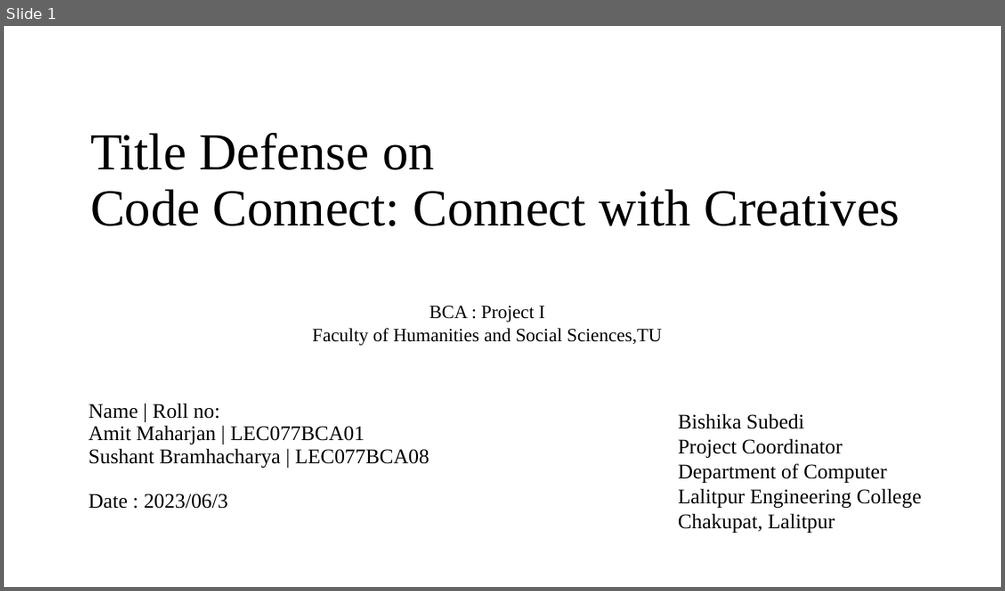
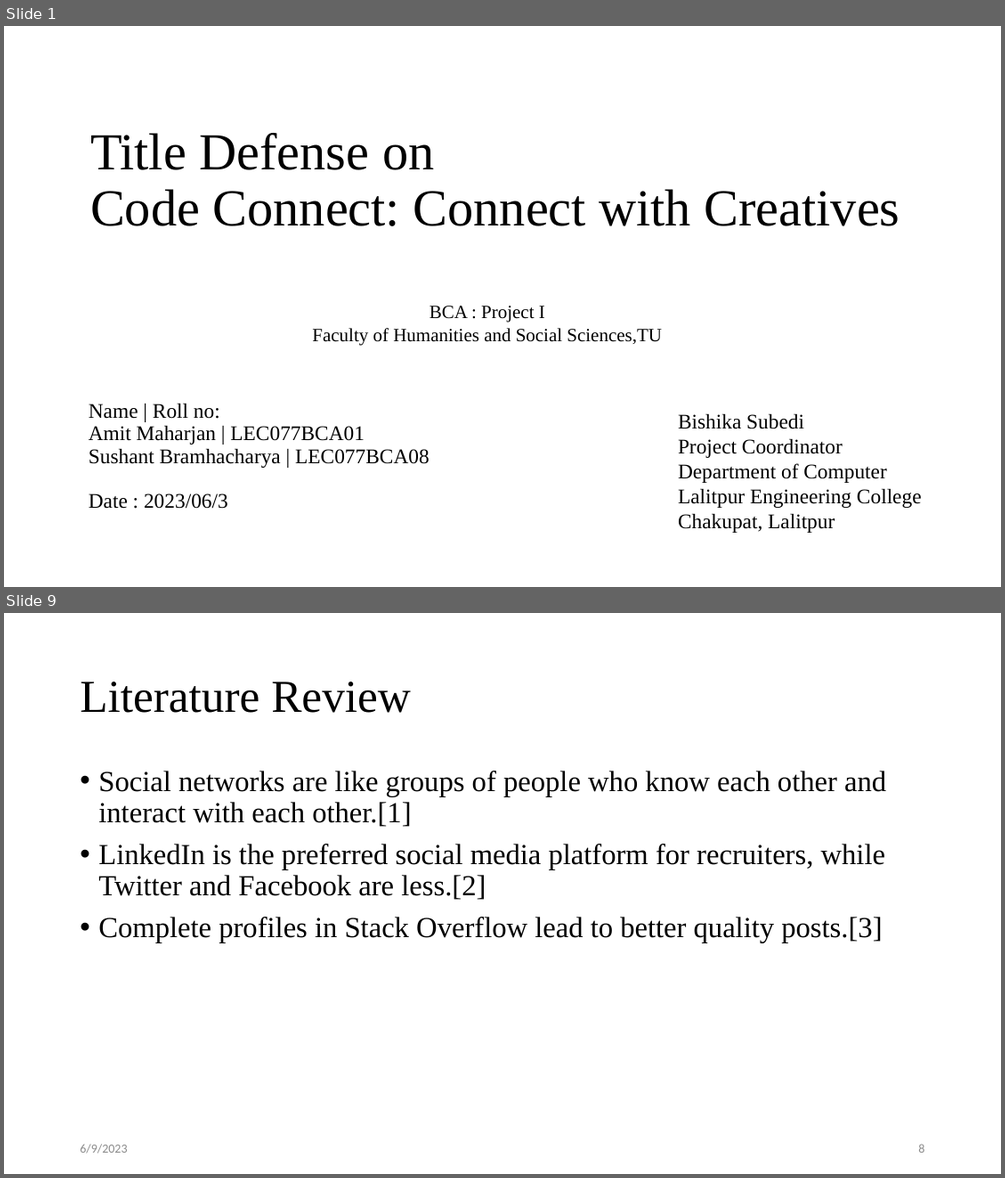
Before and after one commit to sushantbramhacharya/CodeConnect, a slide deck: Defense of Project Slides.pptx. Shown one above the other, each under a label of ours: slide 1 before the commit, slides 1 and 9 after it; the slides between them are not shown. The pictures are 1005x591 and 1005x1178 pixels, drawn with LibreOffice and Linux fonts; fonts in the diff are those of the drawing. Boxes give left, top, right and bottom in pixels: in the first picture for what was removed or moved away, otherwise in the second. Text is boxed around its words. In the diff, an @@ line names an element or a change of style, - is before the commit and + after.

```diff
--- a/Defense of Project Slides.pptx
+++ b/Defense of Project Slides.pptx
@@ slide 9 added at box(4, 613, 1001, 1174), background #FFFFFF @@
@@ title added at box(80, 682, 411, 713), 44 pt, text #000000 @@
+Literature Review
@@ text added at box(98, 771, 886, 943), 28 pt, text #000000 @@
+• Social networks are like groups of people who know each other and interact with each other.[1]
+• LinkedIn is the preferred social media platform for recruiters, while Twitter and Facebook are less.[2]
+• Complete profiles in Stack Overflow lead to better quality posts.[3]
@@ text added at box(80, 1143, 127, 1153), 12 pt, text #8C8C8C @@
+6/9/2023
@@ page number added at box(918, 1143, 924, 1152), 12 pt, text #8C8C8C @@
+8
```
Also in this commit, not shown: 10 slides changed, 12 other slides added, 8 other files.
